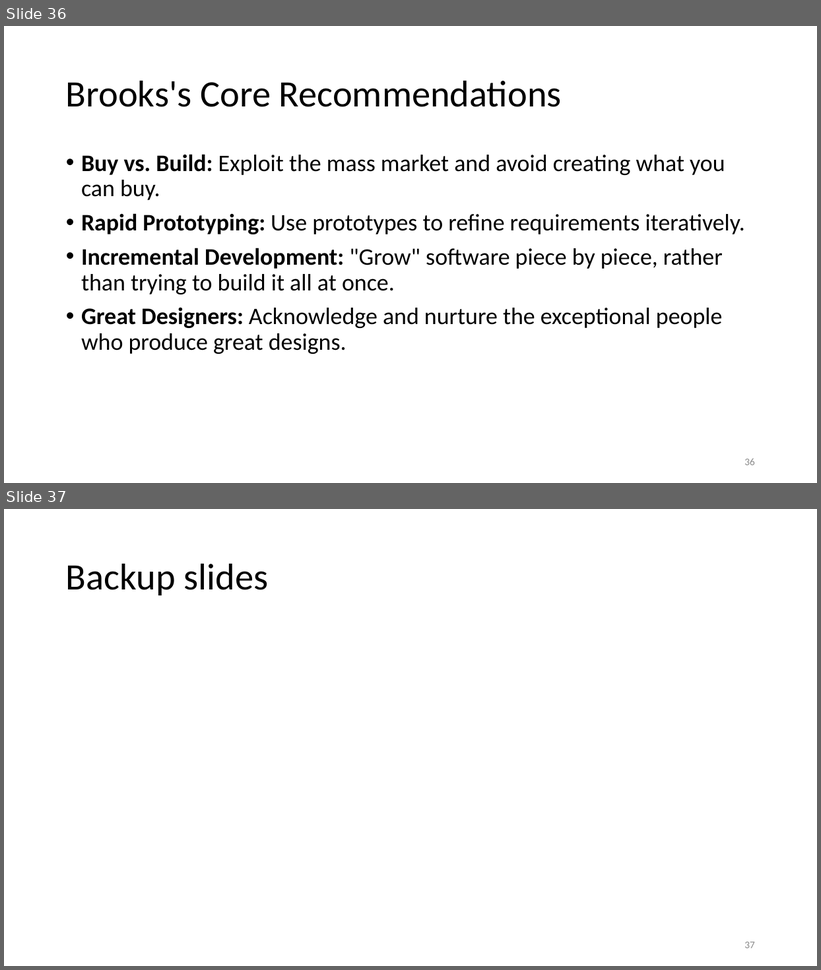
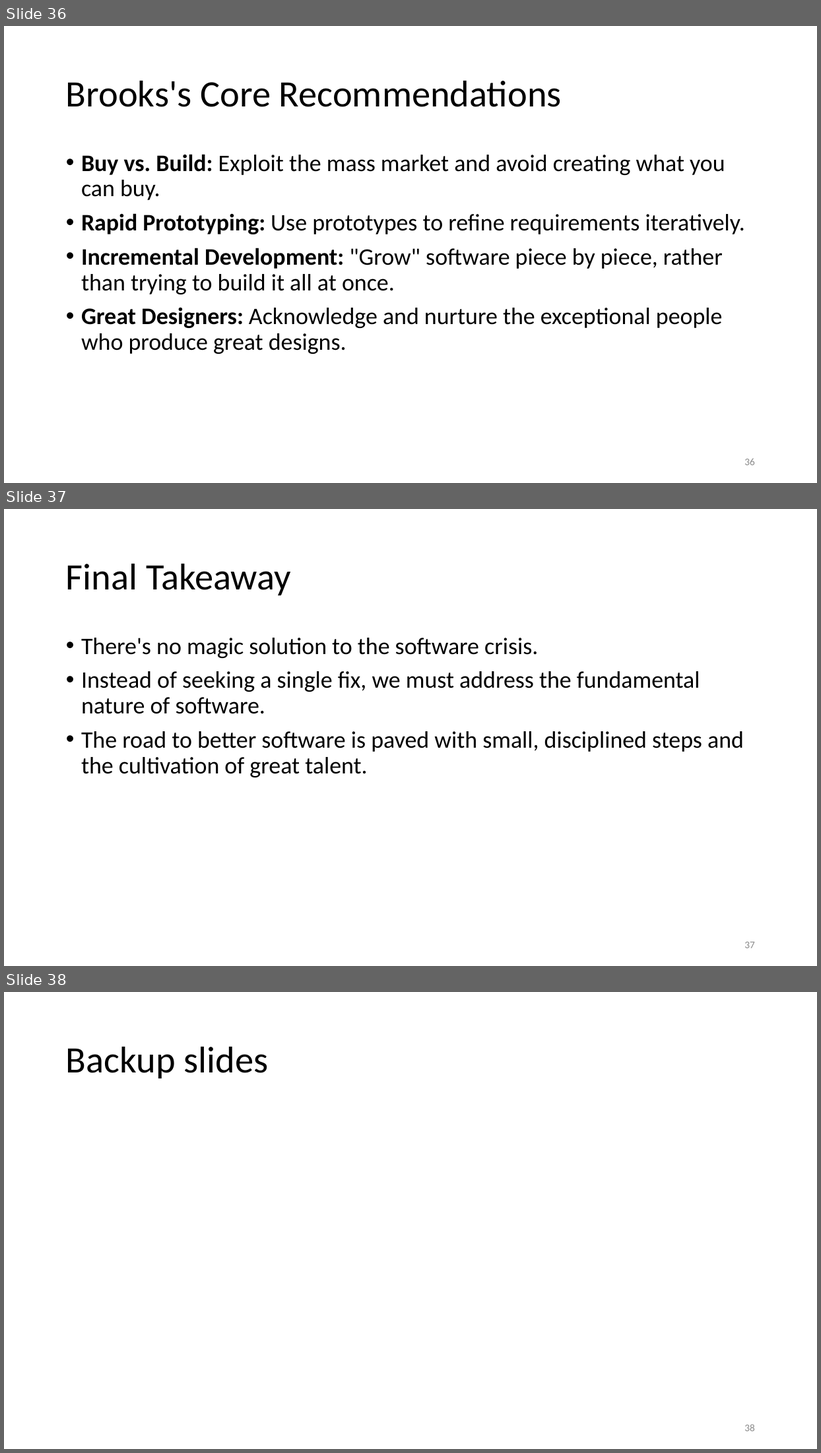
Before and after one commit to tongzhou80/cs6100, a slide deck: slides/Lecture1.pptx. Shown one above the other, each under a label of ours: slides 36 and 37 before the commit, slides 36, 37 and 38 after it. The pictures are 821x970 and 821x1453 pixels, drawn with LibreOffice and Linux fonts; fonts in the diff are those of the drawing; background and template pictures are left out. Boxes give left, top, right and bottom in pixels: in the first picture for what was removed or moved away, otherwise in the second. Text is boxed around its words. In the diff, an @@ line names an element or a change of style, - is before the commit and + after.

```diff
--- a/slides/Lecture1.pptx
+++ b/slides/Lecture1.pptx
@@ slide 37 added at [4, 509, 817, 966], background #FFFFFF @@
@@ title added at [66, 563, 291, 595], 44 pt, text #000000 @@
+Final Takeaway
@@ text added at [81, 638, 744, 778], 28 pt, text #000000 @@
+• There's no magic solution to the software crisis.
+• Instead of seeking a single fix, we must address the fundamental nature of software.
+• The road to better software is paved with small, disciplined steps and the cultivation of great talent.
@@ page number added at [745, 942, 755, 949], 12 pt, text #8C8C8C @@
+37
@@ what was slide 37 is now slide 38 @@
@@ page number at [745, 1424, 755, 1432]: text changed @@
-37
+38
```
Also in this commit, not shown: 5 slides removed, 5 other files.
